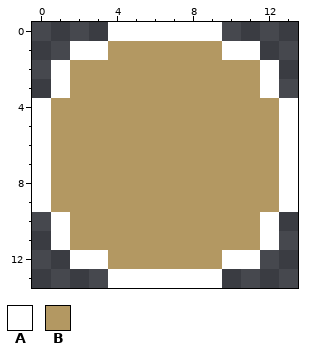
Edited in one commit: pixel-art file (Art/Office Pack/HUD/MainMenu/button_pressed.ase). The picture above was drawn from the file before the commit.
14x14 pixels, 1 frame.
Palette (. is transparent): A #ffffff  B #b39862
Pixels before, first column x 0:
 0 ....AAAAAA....
 1 ..AABBBBBBAA..
 2 .ABBBBBBBBBBA.
 3 .ABBBBBBBBBBA.
 4 ABBBBBBBBBBBBA
 5 ABBBBBBBBBBBBA
 6 ABBBBBBBBBBBBA
 7 ABBBBBBBBBBBBA
 8 ABBBBBBBBBBBBA
 9 ABBBBBBBBBBBBA
10 .ABBBBBBBBBBA.
11 .ABBBBBBBBBBA.
12 ..AABBBBBBAA..
13 ....AAAAAA....
Now the later version:
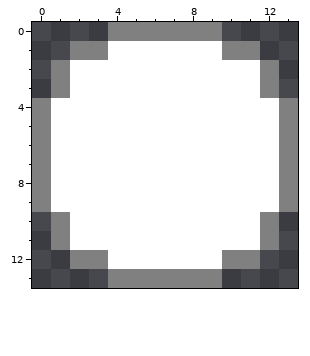
From old to new:
Colour A changes from #ffffff to #808080.
Colour B changes from #b39862 to #ffffff.
Pixel boxes of the changes (left, top, right, bottom) in both pictures:
changed: (32, 22, 298, 288)
